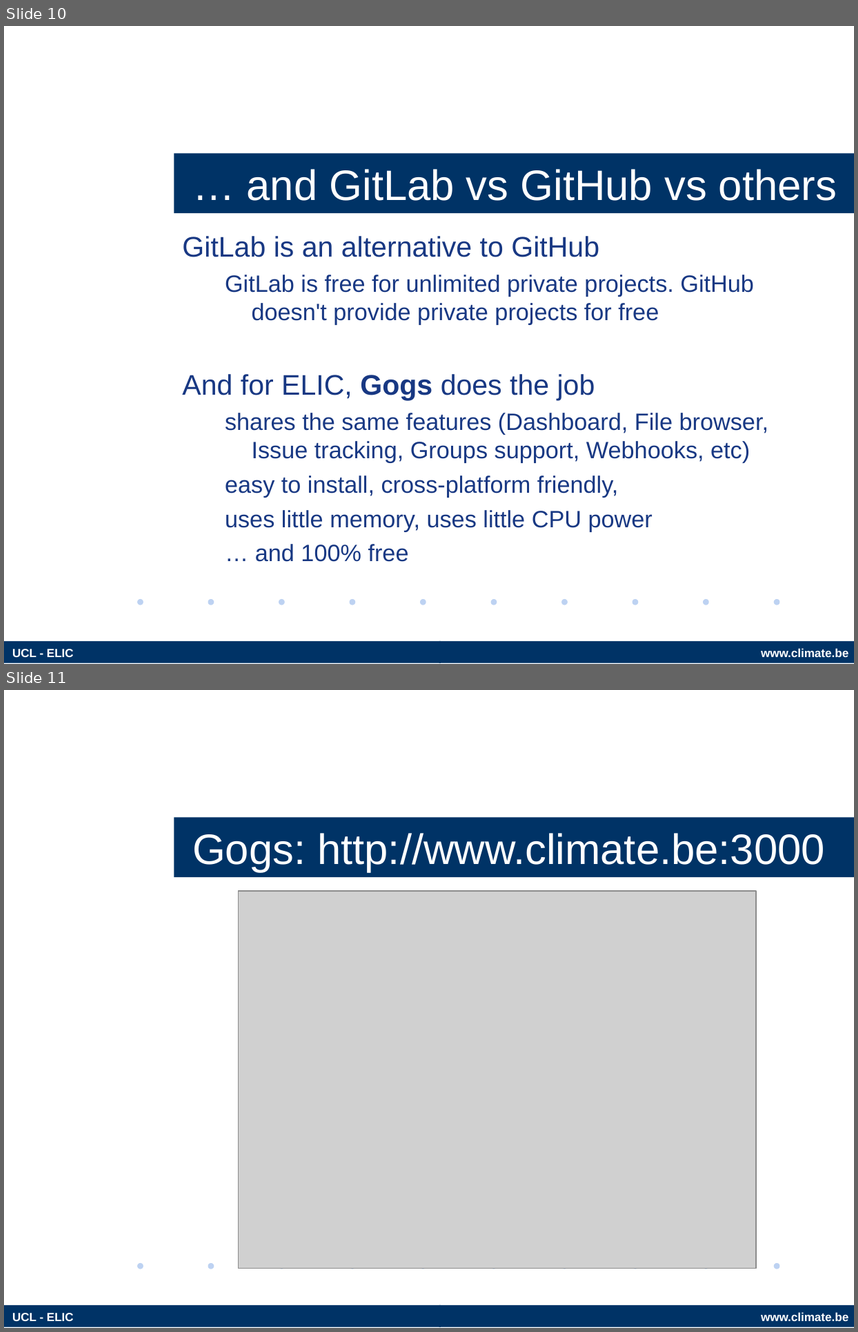
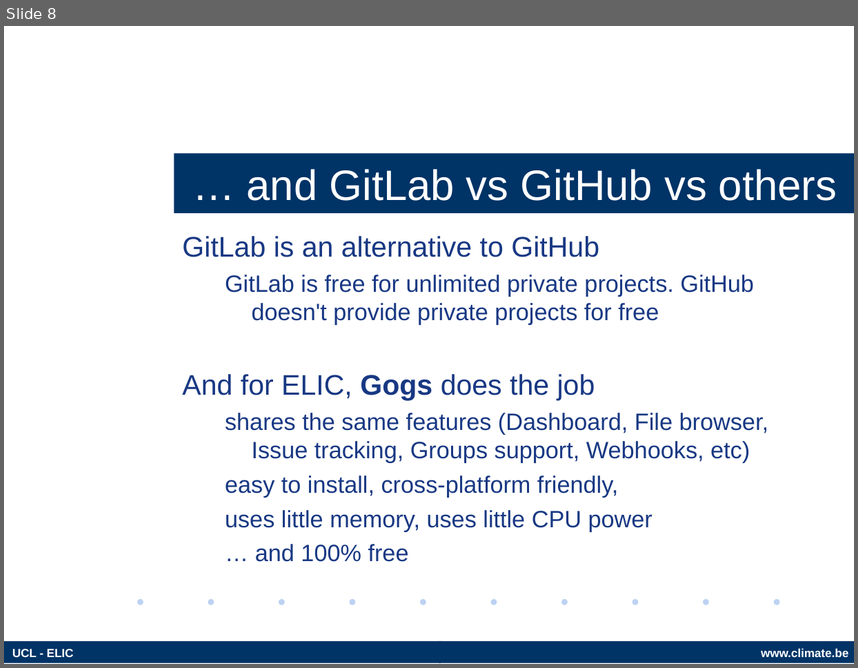
Before and after one commit to fmassonn/Git_Training, a slide deck: slides/Git.odp. Shown one above the other, each under a label of ours: slides 10 and 11 before the commit, slide 8 after it. The pictures are 858x1332 and 858x668 pixels, drawn with LibreOffice and Linux fonts; fonts in the diff are those of the drawing; grey boxes stand for pictures; background and template pictures are left out. Boxes give left, top, right and bottom in pixels: in the first picture for what was removed or moved away, otherwise in the second. Text is boxed around its words. In the diff, an @@ line names an element or a change of style, - is before the commit and + after.

```diff
--- a/slides/Git.odp
+++ b/slides/Git.odp
@@ slide 11 removed at [4, 690, 854, 1328], background #FFFFFF; not listed: 13 template elements that a slide beside it also shows @@
@@ title removed at [174, 818, 854, 877] @@
-Gogs: http://www.climate.be:3000
@@ picture removed at [239, 891, 756, 1268] @@
@@ what was slide 10 is now slide 8 @@
```
Also in this commit, not shown: 4 slides changed, 6 other slides removed, 2 other files.
